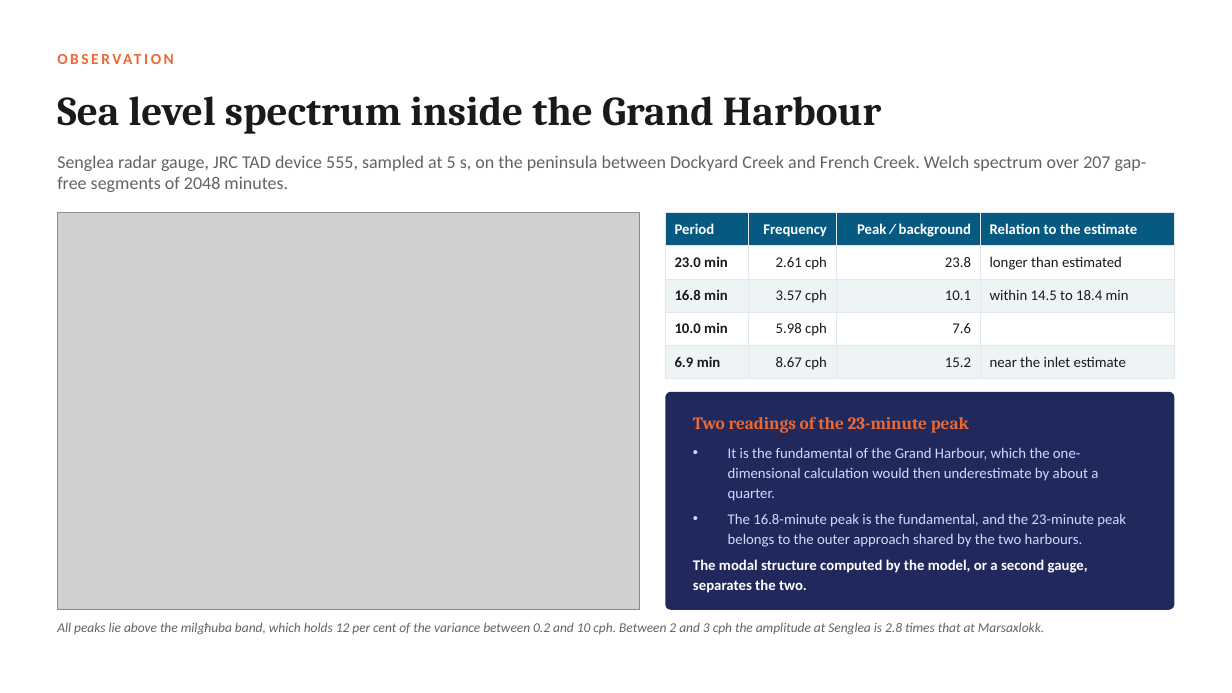
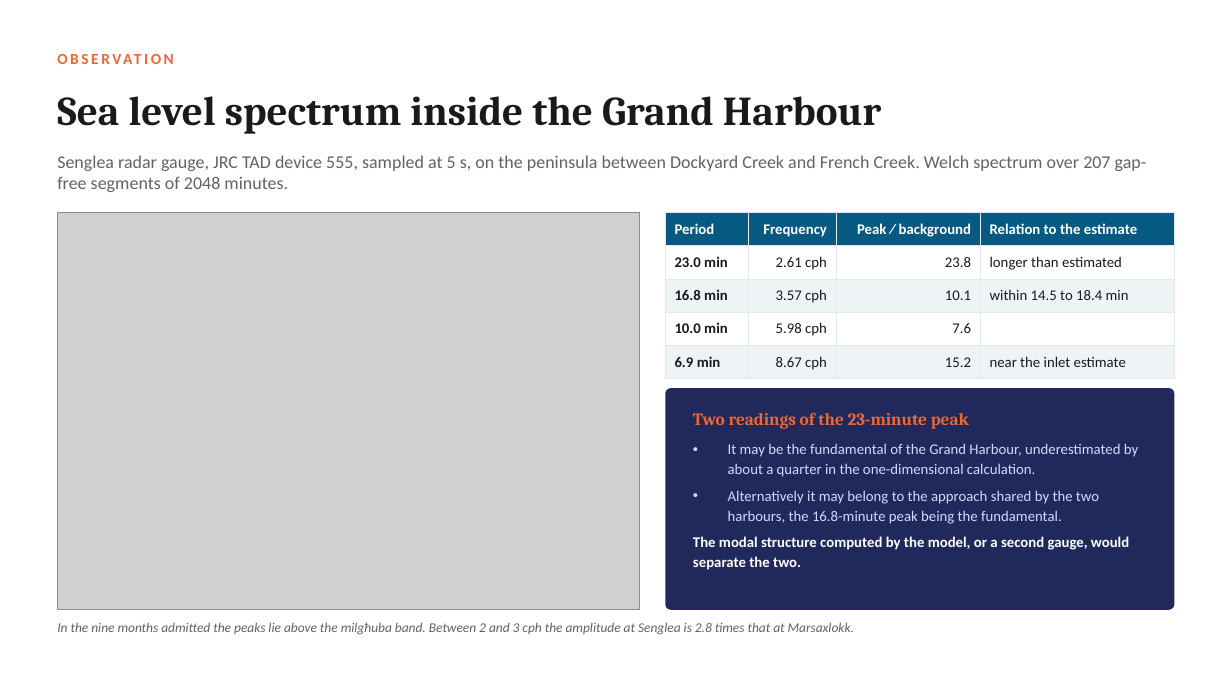
Before and after one commit to cicero-martins/MaltaDT, a slide deck: slide 7 of docs/valletta_model_concept_2026-10-08.pptx. Drawn at 1232x693 pixels with LibreOffice and Linux fonts; fonts in the diff are those of the drawing; grey boxes stand for pictures. Boxes give left, top, right and bottom in pixels: in the first picture for what was removed or moved away, otherwise in the second. Text is boxed around its words. In the diff, an @@ line names an element or a change of style, - is before the commit and + after.

Commit message:
docs(deck): state the results of the full deck as preliminary
The full deck presented one-dimensional estimates, a single-gauge
spectrum and an idealised boundary test as settled findings. The wording
now matches the short version: estimates as estimates, the domain and
the design as proposals, the readings of the Senglea spectrum as
provisional, and the boundary as a working configuration. The cover
edited in PowerPoint is carried over by copy_deck_cover.ps1.

```diff
--- a/docs/valletta_model_concept_2026-10-08.pptx
+++ b/docs/valletta_model_concept_2026-10-08.pptx
@@ rounded rectangle resized from (x1=665, y1=392, x2=1175, y2=610) to (x1=665, y1=388, x2=1175, y2=610) @@
@@ text "Two readings of the 23-minute ..." moved from (x1=693, y1=416, x2=969, y2=433) to (x1=693, y1=412, x2=969, y2=429) @@
@@ text at (x1=693, y1=443, x2=1138, y2=570): text changed @@
-• It is the fundamental of the Grand Harbour, which the one-dimensional calculation would then underestimate by about a quarter.
-• The 16.8-minute peak is the fundamental, and the 23-minute peak belongs to the outer approach shared by the two harbours.
-The modal structure computed by the model, or a second gauge, separates the two.
+• It may be the fundamental of the Grand Harbour, underestimated by about a quarter in the one-dimensional calculation.
+• Alternatively it may belong to the approach shared by the two harbours, the 16.8-minute peak being the fundamental.
+The modal structure computed by the model, or a second gauge, would separate the two.
@@ text at (x1=57, y1=622, x2=854, y2=635): text changed @@
-All peaks lie above the milgħuba band, which holds 12 per cent of the variance between 0.2 and 10 cph. Between 2 and 3 cph the amplitude at Senglea is 2.8 times that at Marsaxlokk.
+In the nine months admitted the peaks lie above the milgħuba band. Between 2 and 3 cph the amplitude at Senglea is 2.8 times that at Marsaxlokk.
```
Also in this commit, not shown: 14 other slides changed, 1 other file.
